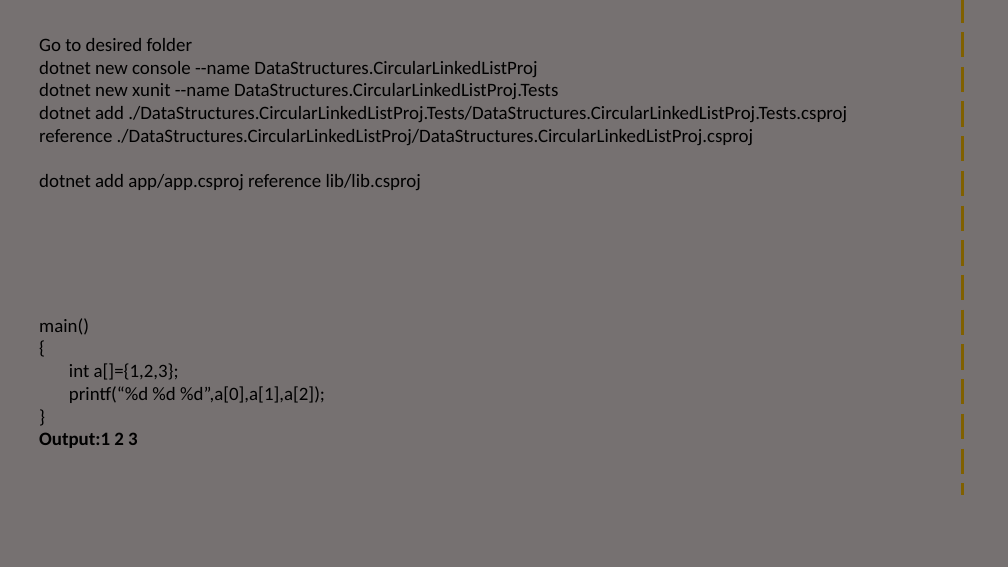
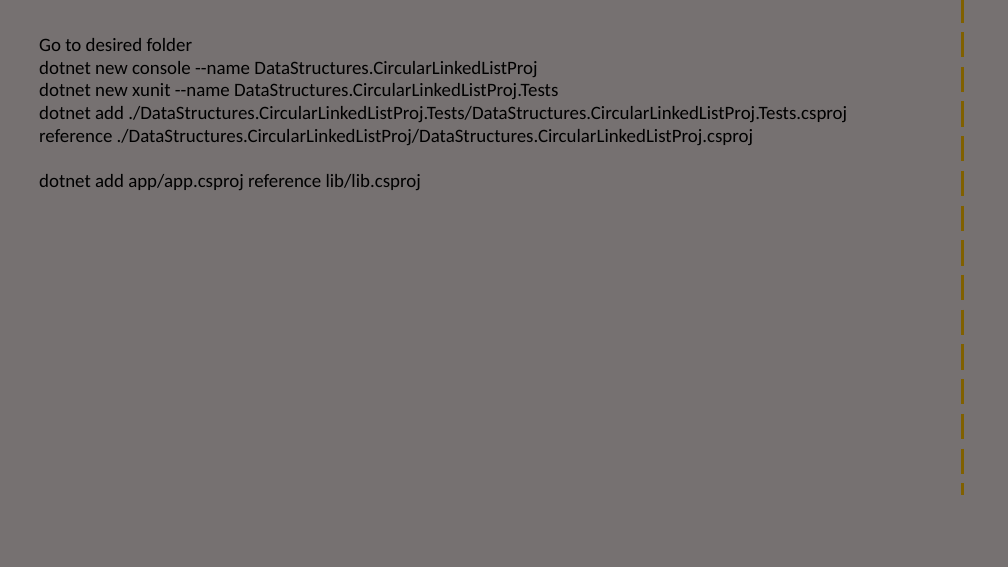
Before and after one commit to visweswarpenti/Trainings, a slide deck: slide 11 of Data Structures using C#/data-structures-using-.net-core-csharp/Linked List/Circular Linked List/Circular Linked List.pptx. Drawn at 1008x567 pixels with LibreOffice and Linux fonts; fonts in the diff are those of the drawing; background and template pictures are left out. Boxes give left, top, right and bottom in pixels: in the first picture for what was removed or moved away, otherwise in the second. Text is boxed around its words. In the diff, an @@ line names an element or a change of style, - is before the commit and + after.

```diff
--- a/Data Structures using C#/data-structures-using-.net-core-csharp/Linked List/Circular Linked List/Circular Linked List.pptx
+++ b/Data Structures using C#/data-structures-using-.net-core-csharp/Linked List/Circular Linked List/Circular Linked List.pptx
@@ text removed at [39,318,325,448] @@
-main()
-{
-int a[]={1,2,3};
-printf(“%d %d %d”,a[0],a[1],a[2]);
-}
-Output:1 2 3
```
Also in this commit, not shown: 2 other slides changed, 9 other files.
